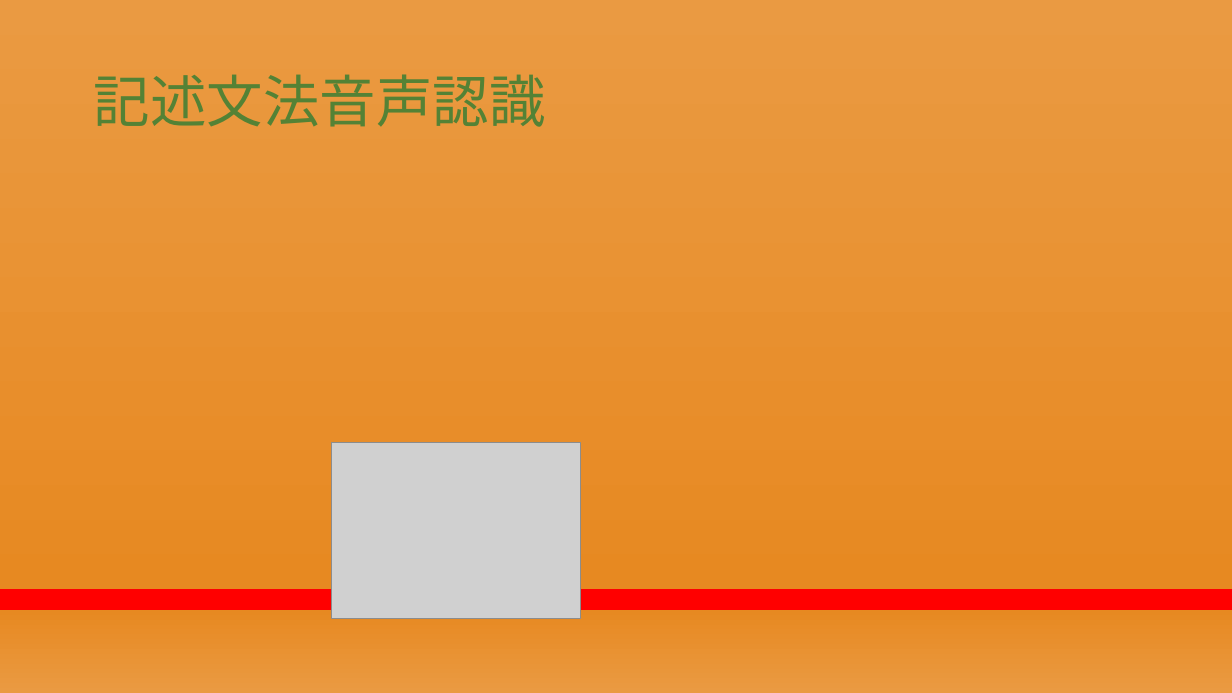
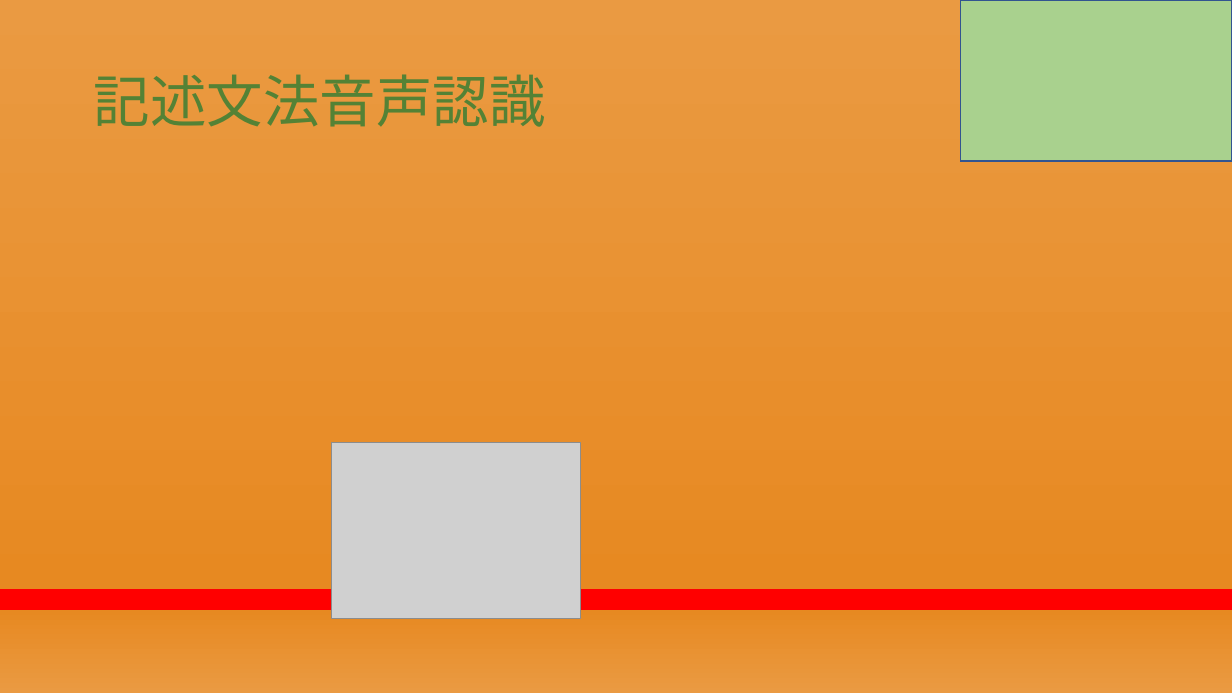
Before and after one commit to RikiishiSuzunosuke/AIspeaker_yosie, a slide deck: slide 7 of presentation/第二回プレゼン_アウトライン.pptx. Drawn at 1232x693 pixels with LibreOffice and Linux fonts; fonts in the diff are those of the drawing; grey boxes stand for pictures. Boxes give left, top, right and bottom in pixels: in the first picture for what was removed or moved away, otherwise in the second. Text is boxed around its words. In the diff, an @@ line names an element or a change of style, - is before the commit and + after.

```diff
--- a/presentation/第二回プレゼン_アウトライン.pptx
+++ b/presentation/第二回プレゼン_アウトライン.pptx
@@ rectangle added at [961,0,1232,161], fill #A9D18E, outline #325491 1 pt @@
```
Also in this commit, not shown: 13 other slides changed, 2 slides added, 1 slide removed, 5 other files.
